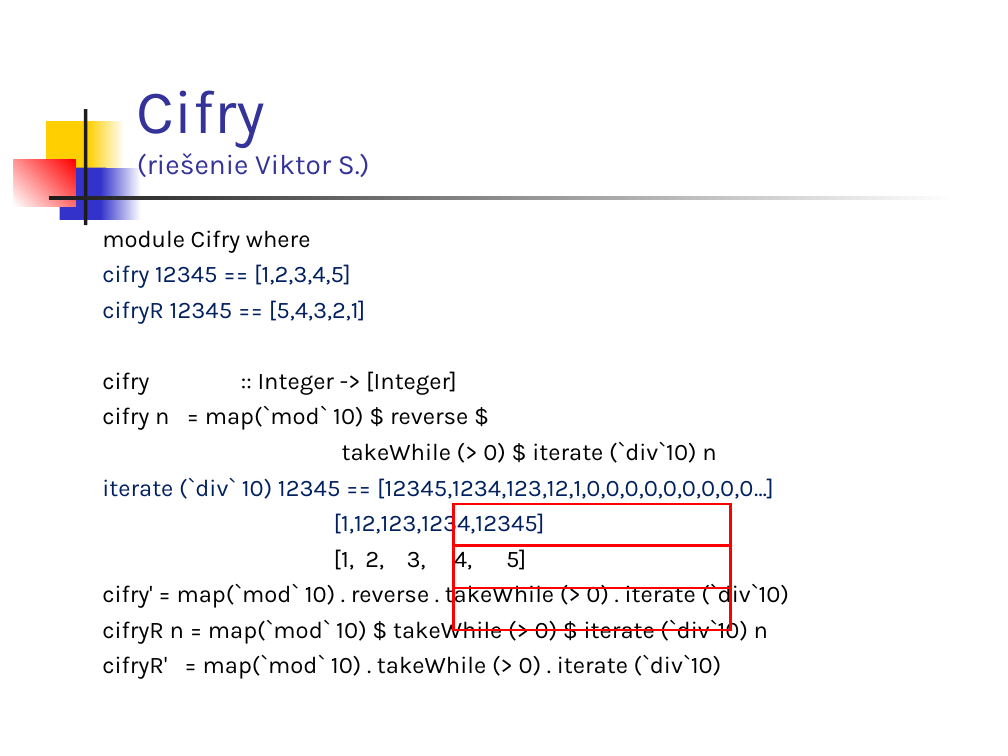
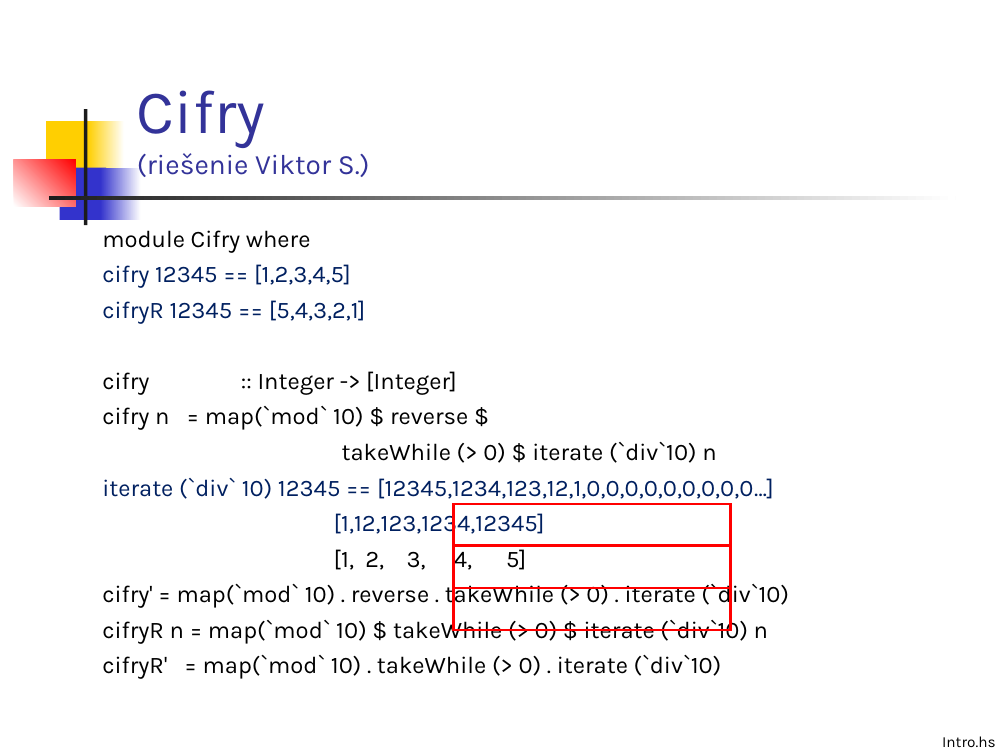
Before and after one commit to Funkcionalne/Prednasky, a slide deck: slide 10 of 03/03_fpro.ppt. Drawn at 1008x756 pixels with LibreOffice and Linux fonts; fonts in the diff are those of the drawing. Boxes give left, top, right and bottom in pixels: in the first picture for what was removed or moved away, otherwise in the second. Text is boxed around its words. In the diff, an @@ line names an element or a change of style, - is before the commit and + after.

```diff
--- a/03/03_fpro.ppt
+++ b/03/03_fpro.ppt
@@ text added at (x1=942, y1=736, x2=996, y2=747), 11 pt, text #000000 @@
+Intro.hs
```
Also in this commit, not shown: 7 other slides changed, 2 other files.
